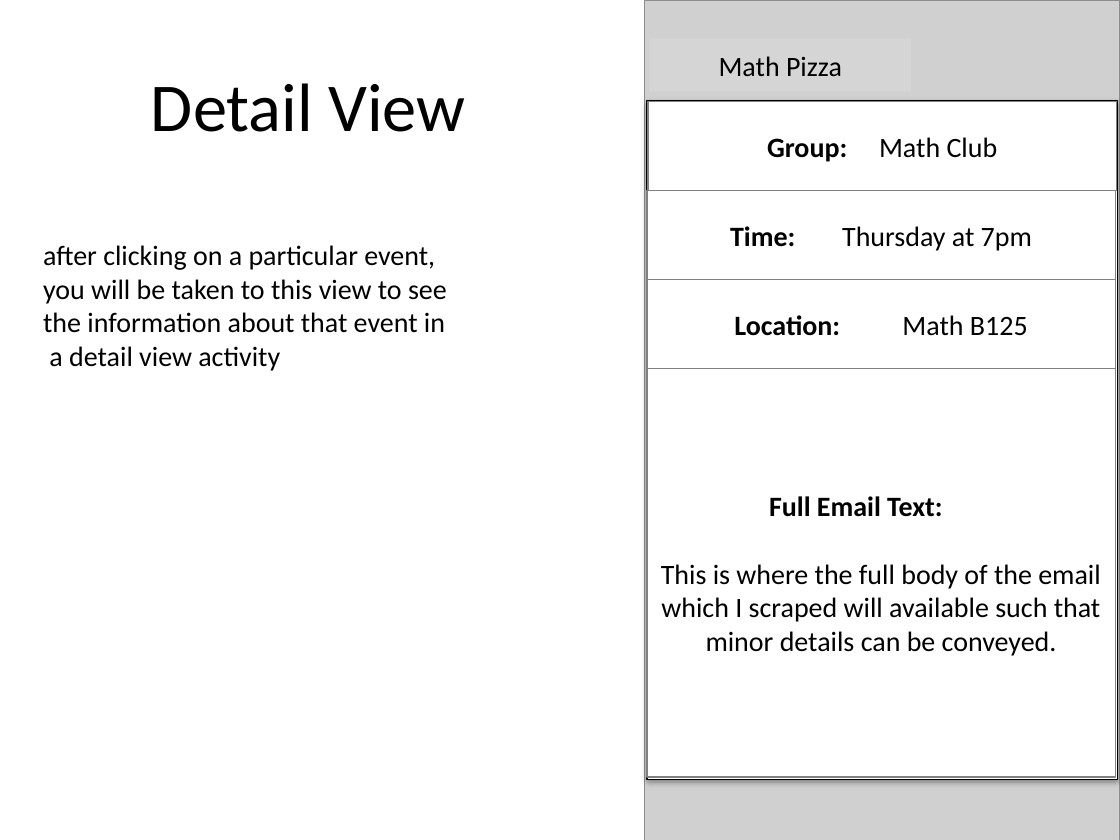
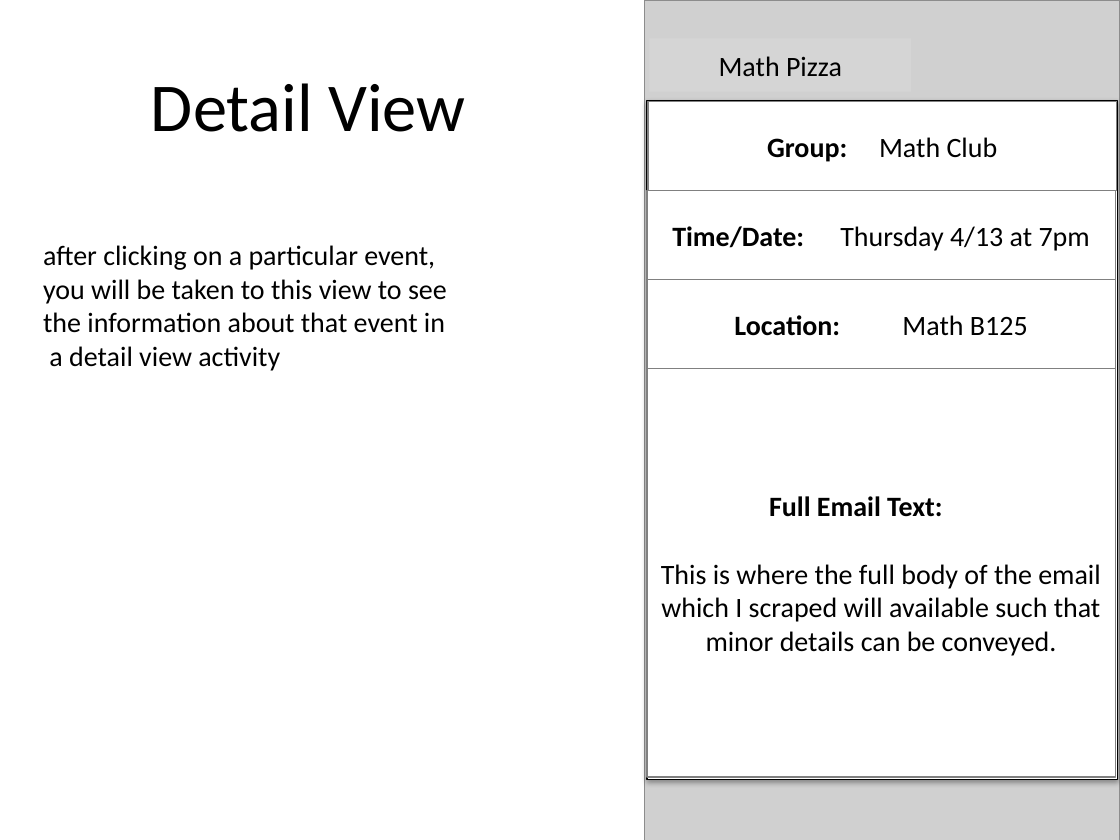
Before and after one commit to tedthizzy/AppsforClass, a slide deck: slide 3 of Project 2/milestone2.pptx. Drawn at 1120x840 pixels with LibreOffice and Linux fonts; fonts in the diff are those of the drawing; grey boxes stand for pictures. Boxes give left, top, right and bottom in pixels: in the first picture for what was removed or moved away, otherwise in the second. Text is boxed around its words. In the diff, an @@ line names an element or a change of style, - is before the commit and + after.

```diff
--- a/Project 2/milestone2.pptx
+++ b/Project 2/milestone2.pptx
@@ text in rectangle at (x1=672, y1=226, x2=1090, y2=251): text changed @@
-Time: Thursday at 7pm
+Time/Date: Thursday 4/13 at 7pm
```
Also in this commit, not shown: 1 other slide changed, 1 other file.
